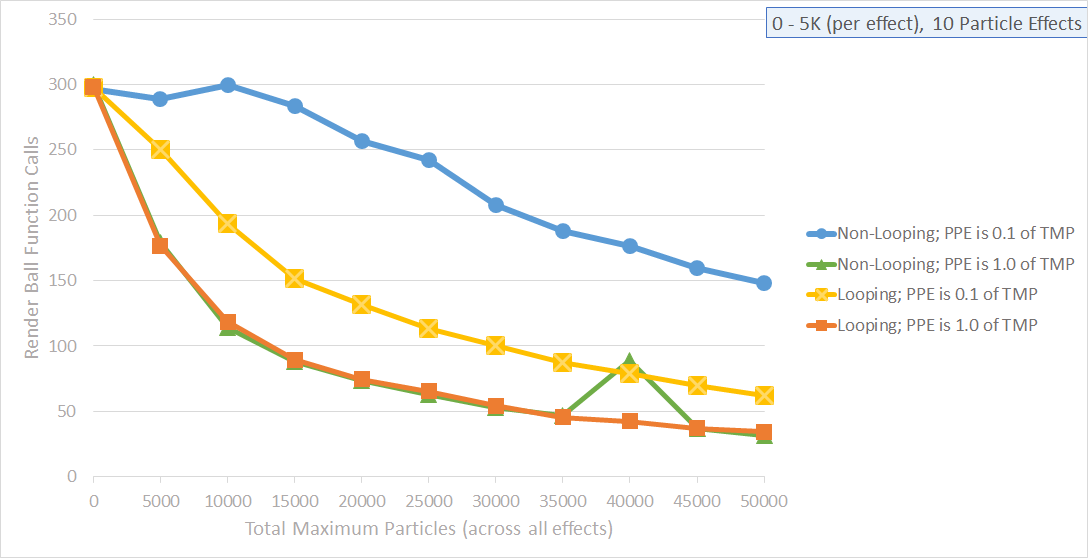
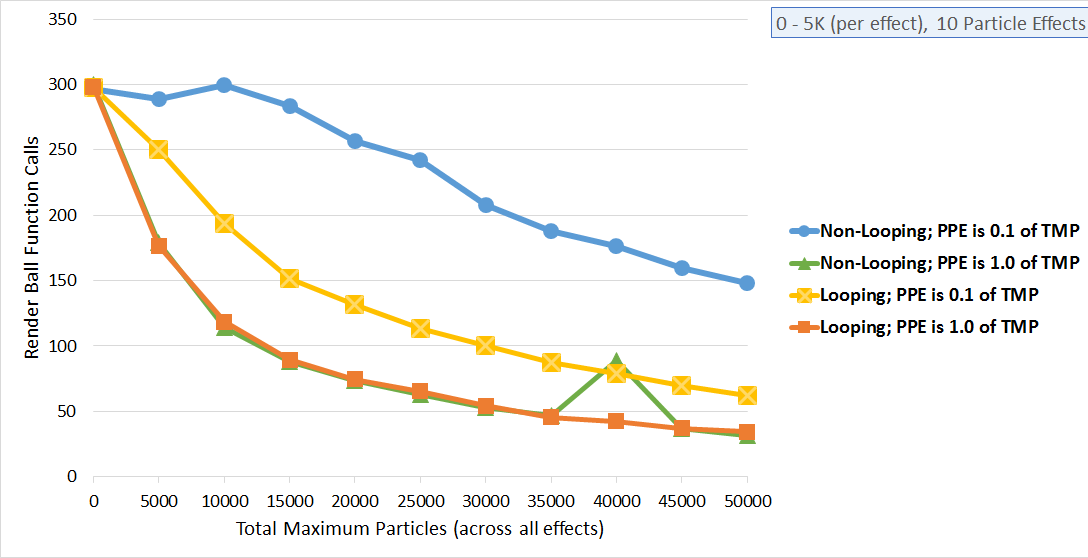
Layers edited between the first and the second 1088px x 558px image:
added layer "Layer 4" above "Layer 3" over [23, 0, 1088, 557]
